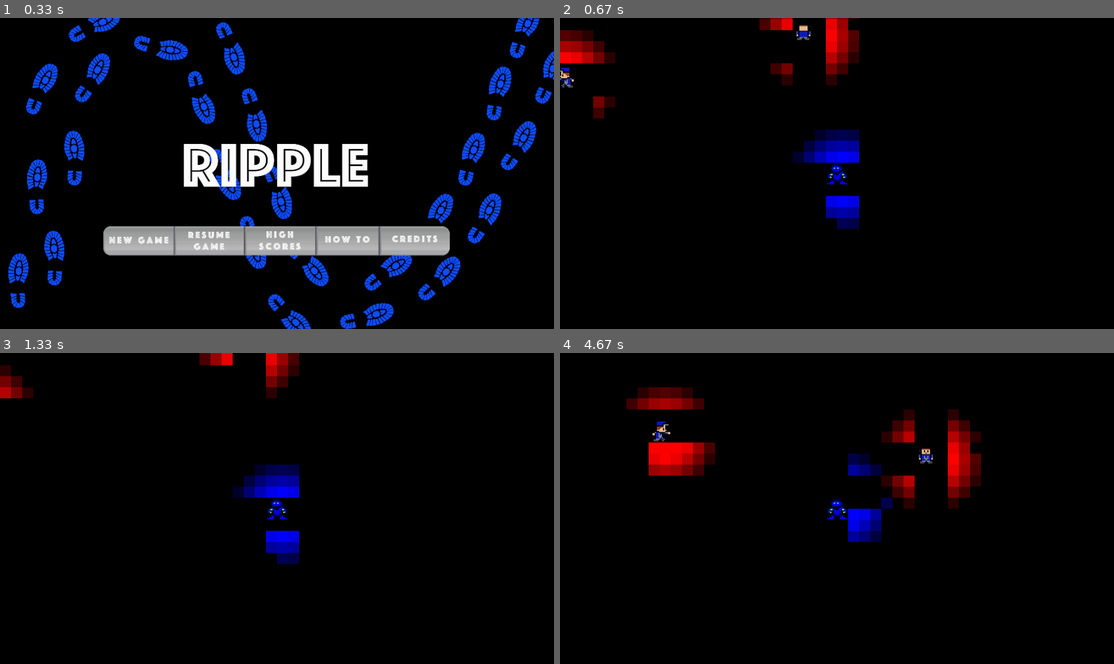
Above: before the commit, frames 1-4 (two rows, left to right).
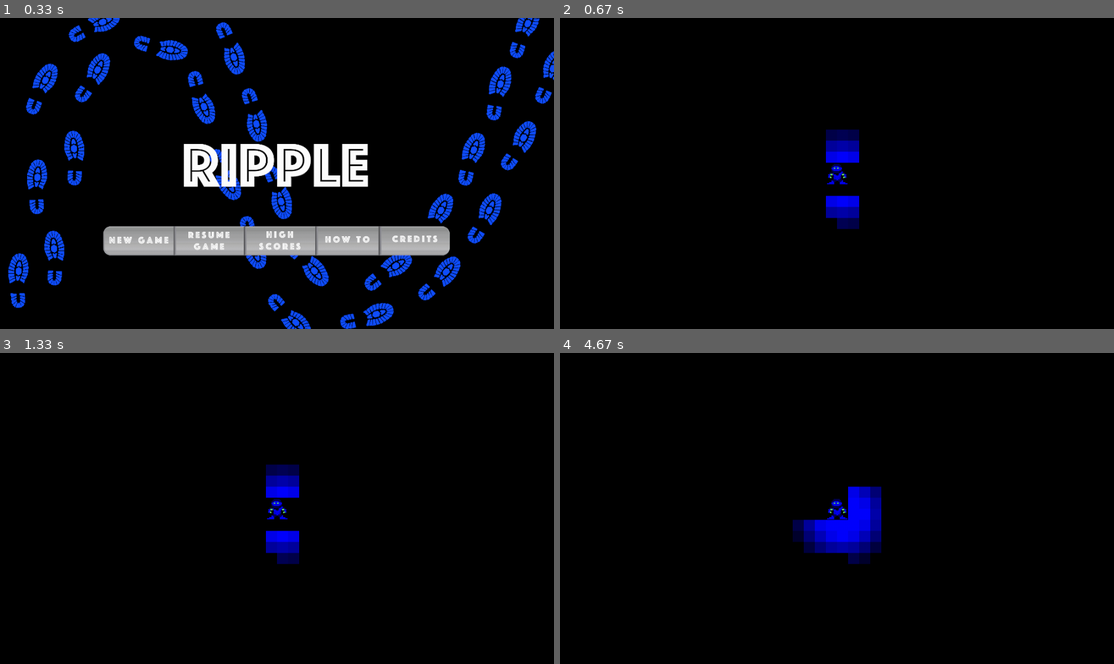
Above: after the commit, the same moments.

Repository: kwahn20/rippleCS269
Game: pygame game, started from main.py
Two runs of this game, one before a commit and one after it. Both use one fixed random seed, a clock stepped at 60 frames per second and the inputs below.
Inputs (mouse positions are in pixels of both pictures, inside the frame that each line leads up to):
- Up to frame 1 (0.33 s): no input
- Up to frame 2 (0.67 s): click (698, 241) at 0.38 s
- Up to frame 3 (1.33 s): hold Up from 1.17 s (still down)
- Up to frame 4 (4.67 s): release Up at 1.63 s; hold Left 2.17-2.7 s; hold Down 2.73-3.03 s; hold Left 3.07-3.47 s; hold Up 3.5-3.87 s; hold Right 3.9-4.53 s; hold Down from 4.57 s (still down)

Frame 1 is identical in both runs. In frame 2, 3.2% of the frame differs, in the area x 0-54%, y 0-47%; in frame 3, 1.8%; in frame 4, 7.2%, in the area x 12-76%, y 11-68%.

Commit message:
Added start stage

Diff:
--- a/main.py
+++ b/main.py
@@ -249,48 +249,48 @@
         self.maze1 = [[1, 1, 1, 1, 1, 1, 1, 1, 1, 1, 1, 1, 1, 1, 1, 1, 1, 1, 1, 1, 1, 1, 1, 1, 1, 1, 1, 1, 1, 1, 1, 1, 1, 1, 1, 1, 1, 1, 1, 1, 1, 1, 1, 1, 1, 1, 1, 1],
                      [1, 1, 1, 1, 1, 1, 1, 1, 1, 1, 1, 1, 1, 1, 1, 1, 1, 1, 1, 1, 1, 1, 1, 1, 1, 1, 1, 1, 1, 1, 1, 1, 1, 1, 1, 1, 1, 1, 1, 1, 1, 1, 1, 1, 1, 1, 1, 1],
                      [1, 1, 1, 1, 1, 1, 1, 1, 1, 1, 1, 1, 1, 1, 1, 1, 1, 1, 1, 1, 1, 1, 1, 1, 1, 1, 1, 1, 1, 1, 1, 1, 1, 1, 1, 1, 1, 1, 1, 1, 1, 1, 1, 1, 1, 1, 1, 1],
-                     [1, 1, 1, 1, 1, 1, 9, 9, 9, 9, 9, 9, 9, 9, 9, 9, 9, 9, 9, 9, 9, 9, 9, 9, 9, 9, 9, 1, 1, 1, 9, 9, 9, 1, 1, 1, 9, 9, 9, 9, 9, 9, 9, 9, 9, 1, 1, 1],
-                     [1, 1, 1, 1, 1, 1, 9, 0, 0, 0, 0, 0, 0, 0, 0, 0, 0, 0, 0, 0, 0, 0, 0, 0, 0, 0, 9, 1, 1, 1, 9, 0, 9, 1, 1, 1, 9, 0, 0, 0, 0, 0, 0, 0, 9, 1, 1, 1],
-                     [1, 1, 1, 1, 1, 1, 9, 0, 0, 0, 0, 0, 0, 0, 0, 0, 0, 9, 9, 9, 9, 9, 0, 0, 0, 0, 9, 1, 1, 1, 9, 0, 9, 1, 1, 1, 9, 0, 0, 0, 0, 0, 0, 0, 9, 1, 1, 1],
-                     [1, 1, 1, 9, 9, 9, 9, 0, 0, 0, 0, 0, 0, 0, 0, 0, 0, 9, 1, 1, 1, 9, 0, 0, 0, 0, 9, 9, 9, 9, 9, 0, 9, 9, 9, 9, 9, 0, 0, 0, 0, 0, 0, 0, 9, 9, 7, 9],
-                     [1, 1, 1, 9, 0, 0, 0, 0, 0, 0, 0, 0, 0, 0, 0, 0, 0, 9, 1, 1, 1, 9, 0, 0, 0, 0, 0, 0, 0, 0, 0, 0, 0, 0, 0, 0, 0, 0, 0, 0, 0, 0, 0, 0, 0, 0, 7, 9],
-                     [1, 1, 1, 9, 0, 0, 0, 0, 9, 9, 9, 9, 9, 9, 9, 9, 9, 9, 1, 1, 1, 9, 9, 9, 9, 9, 9, 9, 0, 0, 0, 0, 9, 9, 9, 9, 9, 9, 9, 9, 0, 0, 0, 0, 9, 9, 7, 9],
-                     [1, 1, 1, 9, 0, 0, 0, 0, 9, 1, 1, 1, 1, 1, 1, 1, 1, 1, 9, 9, 9, 1, 1, 1, 1, 1, 1, 9, 0, 0, 0, 0, 9, 1, 1, 1, 1, 1, 1, 9, 0, 0, 0, 0, 9, 1, 1, 1],
-                     [1, 1, 1, 9, 0, 0, 0, 0, 9, 1, 1, 1, 1, 1, 1, 1, 1, 1, 9, 0, 9, 1, 1, 1, 1, 1, 1, 9, 0, 0, 0, 0, 9, 1, 1, 1, 1, 1, 1, 9, 0, 0, 0, 0, 9, 1, 1, 1],
-                     [1, 1, 1, 9, 0, 0, 0, 0, 9, 1, 1, 1, 1, 1, 1, 1, 1, 1, 9, 0, 9, 1, 1, 1, 1, 1, 1, 9, 9, 9, 9, 0, 9, 1, 1, 1, 1, 1, 1, 9, 0, 0, 0, 0, 9, 1, 1, 1],
-                     [1, 1, 1, 9, 0, 0, 0, 0, 9, 9, 9, 9, 9, 9, 9, 9, 9, 9, 9, 0, 9, 9, 9, 9, 9, 9, 9, 1, 1, 1, 9, 0, 9, 9, 9, 9, 9, 9, 9, 9, 0, 0, 0, 0, 9, 1, 1, 1],
-                     [1, 1, 1, 9, 0, 0, 0, 0, 0, 0, 0, 0, 0, 0, 0, 0, 0, 0, 0, 0, 0, 0, 0, 0, 0, 0, 9, 1, 1, 1, 9, 0, 0, 0, 0, 0, 0, 0, 0, 0, 0, 0, 0, 0, 9, 1, 1, 1],
-                     [1, 1, 1, 9, 9, 9, 9, 9, 9, 9, 0, 0, 0, 0, 9, 9, 9, 9, 9, 9, 9, 9, 9, 9, 9, 0, 9, 1, 1, 1, 9, 9, 9, 9, 9, 9, 9, 0, 9, 9, 9, 9, 9, 9, 9, 1, 1, 1],
-                     [1, 1, 1, 1, 1, 1, 1, 1, 1, 9, 0, 0, 0, 0, 9, 1, 1, 1, 1, 1, 1, 1, 1, 1, 9, 0, 9, 1, 1, 1, 1, 1, 1, 1, 1, 1, 9, 0, 9, 1, 1, 1, 1, 1, 1, 1, 1, 1],
-                     [1, 1, 1, 1, 1, 1, 1, 1, 1, 9, 0, 0, 0, 0, 9, 1, 1, 1, 1, 1, 1, 1, 1, 1, 9, 0, 9, 1, 1, 1, 1, 1, 1, 1, 1, 1, 9, 0, 9, 1, 1, 1, 1, 1, 1, 1, 1, 1],
-                     [1, 1, 1, 1, 1, 1, 1, 1, 1, 9, 0, 9, 9, 9, 9, 1, 1, 1, 1, 1, 1, 1, 1, 1, 9, 9, 9, 1, 1, 1, 1, 1, 1, 1, 1, 1, 9, 0, 9, 1, 1, 1, 1, 1, 1, 1, 1, 1],
-                     [1, 1, 1, 9, 9, 9, 9, 9, 9, 9, 0, 9, 1, 1, 1, 1, 1, 1, 1, 1, 1, 1, 1, 1, 1, 1, 1, 1, 1, 1, 1, 1, 1, 9, 9, 9, 9, 0, 9, 9, 9, 9, 9, 9, 9, 1, 1, 1],
-                     [1, 1, 1, 9, 0, 0, 0, 0, 0, 0, 0, 9, 1, 1, 1, 1, 1, 1, 1, 1, 1, 1, 1, 1, 1, 1, 1, 1, 1, 1, 1, 1, 1, 9, 0, 0, 0, 0, 0, 0, 0, 0, 0, 2, 9, 1, 1, 1],
-                     [1, 1, 1, 9, 0, 0, 0, 0, 9, 9, 9, 9, 1, 1, 1, 1, 1, 1, 1, 1, 1, 1, 1, 1, 1, 1, 1, 1, 1, 1, 1, 1, 1, 9, 9, 9, 9, 0, 9, 9, 9, 9, 9, 2, 9, 1, 1, 1],
-                     [1, 1, 1, 9, 0, 0, 0, 0, 9, 1, 1, 1, 1, 1, 1, 9, 9, 9, 9, 9, 9, 9, 9, 9, 9, 9, 9, 9, 9, 9, 9, 9, 9, 1, 1, 1, 9, 0, 9, 1, 1, 1, 9, 2, 9, 1, 1, 1],
-                     [1, 1, 1, 9, 0, 0, 0, 0, 9, 1, 1, 1, 1, 1, 1, 9, 2, 2, 2, 2, 2, 2, 2, 2, 2, 2, 2, 2, 2, 2, 2, 2, 9, 1, 1, 1, 9, 0, 9, 1, 1, 1, 9, 2, 9, 1, 1, 1],
-                     [1, 1, 1, 9, 0, 0, 0, 0, 9, 1, 1, 1, 1, 1, 1, 9, 2, 9, 9, 9, 9, 9, 9, 9, 9, 9, 9, 9, 9, 9, 9, 2, 9, 1, 1, 1, 9, 9, 9, 1, 1, 1, 9, 2, 9, 1, 1, 1],
-                     [1, 1, 1, 9, 0, 0, 0, 0, 9, 9, 9, 9, 9, 9, 9, 9, 2, 9, 1, 1, 1, 1, 1, 1, 1, 1, 1, 1, 1, 1, 9, 2, 9, 9, 9, 9, 1, 1, 1, 9, 9, 9, 9, 2, 9, 1, 1, 1],
-                     [1, 1, 1, 9, 0, 0, 0, 0, 0, 0, 0, 0, 0, 0, 0, 0, 2, 9, 1, 1, 1, 1, 1, 1, 1, 1, 1, 1, 1, 1, 9, 2, 0, 0, 0, 9, 1, 1, 1, 9, 0, 0, 0, 6, 9, 1, 1, 1],
-                     [1, 1, 1, 9, 0, 0, 0, 0, 9, 9, 9, 9, 9, 0, 0, 0, 2, 9, 1, 1, 1, 1, 1, 1, 1, 1, 1, 1, 1, 1, 9, 2, 0, 0, 0, 9, 1, 1, 1, 9, 9, 9, 9, 2, 9, 1, 1, 1],
-                     [1, 1, 1, 9, 0, 0, 0, 0, 9, 1, 1, 1, 9, 0, 0, 0, 2, 9, 9, 9, 9, 9, 9, 9, 9, 9, 9, 9, 9, 9, 9, 2, 0, 0, 0, 9, 9, 9, 9, 1, 1, 1, 9, 2, 9, 1, 1, 1],
-                     [1, 1, 1, 9, 0, 0, 0, 0, 9, 1, 1, 1, 9, 0, 0, 0, 2, 2, 2, 2, 2, 2, 6, 2, 2, 2, 2, 2, 2, 2, 2, 2, 0, 0, 0, 0, 0, 0, 9, 1, 1, 1, 9, 2, 9, 1, 1, 1],
-                     [1, 1, 1, 9, 0, 0, 0, 0, 9, 1, 1, 1, 9, 9, 9, 9, 9, 9, 9, 9, 9, 9, 0, 9, 9, 9, 9, 9, 0, 0, 0, 0, 0, 0, 0, 9, 9, 9, 9, 1, 1, 1, 9, 2, 9, 1, 1, 1],
-                     [1, 1, 1, 9, 0, 0, 0, 0, 9, 9, 9, 9, 1, 1, 1, 1, 1, 1, 1, 1, 1, 9, 5, 9, 1, 1, 1, 9, 0, 0, 0, 0, 0, 0, 0, 9, 1, 1, 1, 9, 9, 9, 9, 2, 9, 1, 1, 1],
-                     [1, 1, 1, 9, 0, 0, 0, 0, 0, 0, 0, 9, 1, 1, 1, 1, 1, 1, 1, 1, 1, 9, 5, 9, 1, 1, 1, 9, 0, 0, 0, 0, 0, 0, 0, 9, 1, 1, 1, 9, 0, 0, 0, 2, 9, 1, 1, 1],
-                     [1, 1, 1, 9, 0, 0, 0, 0, 0, 0, 0, 9, 1, 1, 1, 1, 1, 1, 1, 1, 1, 9, 5, 9, 1, 1, 1, 9, 0, 0, 0, 0, 0, 0, 0, 9, 1, 1, 1, 9, 9, 9, 9, 9, 9, 1, 1, 1],
-                     [1, 1, 1, 9, 0, 0, 0, 0, 0, 0, 0, 9, 9, 0, 9, 9, 9, 9, 1, 1, 1, 1, 1, 1, 1, 1, 1, 9, 0, 0, 0, 0, 0, 0, 0, 9, 9, 9, 9, 1, 1, 1, 1, 1, 1, 1, 1, 1],
-                     [1, 1, 1, 9, 2, 2, 2, 2, 2, 2, 2, 2, 2, 2, 0, 0, 0, 9, 1, 1, 1, 1, 1, 1, 1, 1, 1, 9, 0, 0, 0, 0, 0, 0, 0, 0, 0, 0, 9, 1, 1, 1, 1, 1, 1, 1, 1, 1],
-                     [1, 1, 1, 9, 2, 0, 0, 0, 0, 0, 0, 0, 0, 2, 0, 0, 0, 9, 1, 1, 1, 1, 1, 1, 1, 1, 1, 9, 9, 9, 9, 0, 0, 0, 0, 0, 0, 0, 9, 1, 1, 1, 1, 1, 1, 1, 1, 1],
-                     [1, 1, 1, 9, 2, 0, 0, 0, 0, 0, 0, 0, 0, 2, 0, 0, 0, 9, 9, 9, 9, 9, 9, 9, 1, 1, 1, 1, 1, 1, 9, 0, 0, 0, 0, 0, 0, 0, 9, 9, 9, 9, 9, 9, 9, 9, 9, 9],
-                     [1, 1, 1, 9, 2, 0, 0, 0, 0, 0, 0, 0, 0, 2, 0, 0, 0, 0, 0, 0, 0, 0, 0, 9, 1, 1, 1, 1, 1, 1, 9, 0, 0, 0, 0, 0, 0, 0, 0, 0, 0, 0, 0, 0, 0, 0, 3, 9],
-                     [1, 1, 1, 9, 2, 0, 0, 0, 0, 0, 0, 0, 0, 2, 9, 9, 9, 9, 9, 9, 9, 9, 9, 9, 1, 1, 1, 1, 1, 1, 9, 9, 9, 9, 9, 9, 9, 9, 9, 9, 9, 9, 9, 0, 9, 9, 9, 9],
-                     [1, 1, 1, 9, 2, 0, 0, 0, 0, 0, 0, 0, 0, 2, 9, 1, 1, 1, 1, 1, 1, 1, 1, 1, 9, 9, 9, 9, 9, 9, 1, 1, 1, 1, 1, 1, 1, 1, 1, 1, 1, 1, 9, 0, 9, 1, 1, 1],
-                     [1, 1, 1, 9, 2, 0, 0, 0, 0, 0, 0, 0, 0, 2, 9, 1, 1, 1, 1, 1, 1, 1, 1, 1, 9, 0, 0, 0, 0, 9, 1, 1, 1, 1, 1, 1, 1, 1, 1, 1, 1, 1, 9, 0, 9, 1, 1, 1],
-                     [1, 1, 1, 9, 2, 0, 0, 0, 0, 0, 0, 0, 0, 2, 9, 1, 1, 1, 1, 1, 1, 1, 1, 1, 9, 0, 0, 0, 0, 9, 1, 1, 1, 1, 1, 1, 1, 1, 1, 1, 1, 1, 9, 9, 9, 1, 1, 1],
-                     [1, 1, 1, 9, 2, 0, 0, 0, 0, 0, 0, 0, 0, 2, 9, 9, 9, 9, 9, 9, 9, 9, 9, 9, 9, 0, 0, 0, 0, 9, 9, 9, 9, 9, 9, 9, 9, 4, 9, 1, 1, 1, 1, 1, 1, 1, 1, 1],
-                     [1, 1, 1, 9, 2, 2, 2, 6, 2, 2, 2, 2, 2, 2, 0, 0, 0, 0, 0, 0, 0, 0, 0, 0, 0, 0, 0, 0, 0, 0, 0, 0, 0, 0, 0, 0, 0, 4, 9, 1, 1, 1, 1, 1, 1, 1, 1, 1],
-                     [1, 1, 1, 9, 9, 9, 9, 2, 9, 9, 2, 9, 9, 9, 9, 9, 9, 9, 9, 9, 9, 9, 9, 9, 9, 9, 9, 9, 9, 9, 9, 9, 9, 9, 9, 9, 9, 4, 9, 1, 1, 1, 1, 1, 1, 1, 1, 1],
+                     [1, 1, 1, 9, 9, 9, 1, 1, 1, 1, 1, 1, 1, 1, 1, 1, 1, 1, 9, 9, 9, 9, 9, 9, 9, 9, 9, 9, 9, 9, 9, 9, 9, 9, 9, 9, 9, 9, 9, 9, 9, 9, 9, 9, 9, 1, 1, 1],
+                     [1, 1, 1, 9, 0, 9, 1, 1, 1, 1, 1, 1, 1, 1, 1, 1, 1, 1, 9, 0, 0, 0, 0, 0, 0, 0, 0, 0, 0, 0, 0, 0, 0, 0, 0, 0, 0, 0, 0, 0, 0, 0, 0, 0, 9, 1, 1, 1],
+                     [1, 1, 1, 9, 0, 9, 1, 1, 1, 1, 1, 1, 1, 1, 1, 1, 1, 1, 9, 0, 0, 0, 0, 0, 0, 0, 0, 0, 0, 0, 0, 0, 0, 0, 0, 0, 0, 0, 0, 0, 0, 0, 0, 0, 9, 1, 1, 1],
+                     [1, 1, 1, 9, 0, 9, 1, 1, 1, 9, 9, 9, 9, 9, 9, 1, 1, 1, 9, 0, 0, 0, 0, 0, 0, 0, 0, 0, 0, 0, 0, 0, 0, 0, 0, 0, 0, 0, 0, 0, 0, 0, 0, 0, 9, 1, 1, 1],
+                     [1, 1, 1, 9, 0, 9, 1, 1, 1, 9, 0, 0, 0, 0, 9, 1, 1, 1, 9, 0, 0, 0, 0, 0, 0, 0, 0, 0, 0, 0, 0, 0, 0, 0, 0, 0, 0, 0, 0, 0, 0, 0, 0, 0, 9, 1, 1, 1],
+                     [1, 1, 1, 9, 0, 9, 1, 1, 1, 9, 0, 0, 0, 0, 9, 1, 1, 1, 9, 9, 9, 9, 0, 0, 0, 0, 0, 0, 0, 0, 0, 0, 0, 0, 0, 0, 0, 0, 0, 0, 0, 0, 0, 0, 9, 1, 1, 1],
+                     [1, 1, 1, 9, 0, 9, 1, 1, 1, 9, 0, 0, 0, 0, 9, 1, 1, 1, 1, 1, 1, 9, 0, 0, 0, 0, 0, 0, 0, 0, 0, 0, 0, 0, 0, 0, 0, 0, 0, 0, 0, 0, 0, 0, 9, 1, 1, 1],
+                     [1, 1, 1, 9, 0, 9, 1, 1, 1, 9, 0, 0, 0, 0, 9, 1, 1, 1, 1, 1, 1, 9, 0, 0, 0, 0, 0, 0, 0, 0, 0, 0, 0, 0, 0, 0, 0, 0, 0, 0, 0, 0, 0, 0, 9, 1, 1, 1],
+                     [1, 1, 1, 9, 0, 9, 1, 1, 1, 9, 9, 9, 9, 0, 9, 1, 1, 1, 1, 1, 1, 9, 9, 9, 9, 0, 0, 0, 0, 0, 0, 0, 0, 0, 0, 0, 0, 0, 0, 0, 0, 0, 0, 0, 9, 1, 1, 1],
+                     [1, 1, 1, 9, 0, 9, 1, 1, 1, 1, 1, 1, 9, 0, 9, 9, 9, 9, 1, 1, 1, 1, 1, 1, 9, 0, 0, 0, 0, 0, 0, 0, 0, 0, 0, 0, 0, 0, 0, 0, 0, 0, 0, 0, 9, 1, 1, 1],
+                     [1, 1, 1, 9, 0, 9, 1, 1, 1, 1, 1, 1, 9, 0, 0, 0, 0, 9, 1, 1, 1, 1, 1, 1, 9, 0, 0, 0, 0, 0, 0, 0, 0, 0, 0, 0, 0, 0, 0, 0, 0, 0, 0, 0, 9, 1, 1, 1],
+                     [1, 1, 1, 9, 9, 9, 1, 1, 1, 1, 1, 1, 9, 0, 0, 0, 0, 9, 1, 1, 1, 1, 1, 1, 9, 0, 0, 0, 0, 0, 0, 0, 9, 9, 9, 9, 9, 9, 9, 9, 9, 9, 9, 9, 9, 1, 1, 1],
+                     [1, 1, 1, 1, 1, 1, 9, 9, 9, 1, 1, 1, 9, 0, 0, 0, 0, 9, 9, 9, 9, 1, 1, 1, 9, 0, 0, 0, 0, 0, 0, 0, 9, 1, 1, 1, 1, 1, 1, 1, 1, 1, 1, 1, 1, 1, 1, 1],
+                     [1, 1, 1, 1, 1, 1, 9, 0, 9, 1, 1, 1, 9, 0, 0, 0, 0, 0, 0, 0, 9, 1, 1, 1, 9, 0, 0, 0, 0, 0, 0, 0, 9, 1, 1, 1, 1, 1, 1, 1, 1, 1, 1, 1, 1, 1, 1, 1],
+                     [1, 1, 1, 1, 1, 1, 9, 0, 9, 1, 1, 1, 9, 9, 9, 9, 0, 0, 0, 0, 9, 1, 1, 1, 9, 0, 0, 0, 0, 0, 0, 0, 9, 1, 1, 1, 1, 1, 1, 1, 1, 1, 1, 1, 1, 1, 1, 1],
+                     [1, 1, 1, 9, 9, 9, 9, 0, 9, 1, 1, 1, 1, 1, 1, 9, 0, 0, 0, 0, 9, 1, 1, 1, 9, 0, 0, 0, 0, 0, 0, 0, 9, 1, 1, 1, 9, 9, 9, 9, 9, 9, 9, 9, 9, 1, 1, 1],
+                     [1, 1, 1, 9, 0, 0, 0, 0, 9, 1, 1, 1, 1, 1, 1, 9, 0, 0, 0, 0, 9, 1, 1, 1, 9, 0, 0, 0, 0, 0, 0, 0, 9, 1, 1, 1, 9, 0, 0, 0, 0, 0, 0, 0, 9, 1, 1, 1],
+                     [1, 1, 1, 9, 0, 9, 9, 9, 9, 1, 1, 1, 1, 1, 1, 9, 0, 0, 0, 0, 9, 1, 1, 1, 9, 9, 9, 9, 0, 9, 9, 9, 9, 1, 1, 1, 9, 0, 0, 0, 0, 0, 0, 0, 9, 1, 1, 1],
+                     [9, 7, 9, 9, 0, 9, 1, 1, 1, 9, 9, 9, 1, 1, 1, 9, 0, 0, 0, 0, 9, 1, 1, 1, 1, 1, 1, 9, 0, 9, 1, 1, 1, 1, 1, 1, 9, 0, 0, 0, 0, 0, 0, 0, 9, 9, 9, 9],
+                     [0, 7, 0, 0, 0, 9, 1, 1, 1, 9, 0, 9, 1, 1, 1, 9, 0, 0, 0, 0, 9, 1, 1, 1, 1, 1, 1, 9, 0, 9, 1, 1, 1, 1, 1, 1, 9, 0, 0, 0, 0, 0, 0, 0, 0, 0, 3, 0],
+                     [9, 7, 9, 9, 0, 9, 1, 1, 1, 9, 0, 9, 1, 1, 1, 9, 0, 0, 0, 0, 9, 1, 1, 1, 1, 1, 1, 9, 0, 9, 1, 1, 1, 1, 1, 1, 9, 0, 0, 0, 0, 0, 0, 0, 9, 9, 9, 9],
+                     [1, 1, 1, 9, 0, 9, 1, 1, 1, 9, 0, 9, 1, 1, 1, 9, 0, 0, 0, 0, 9, 9, 9, 9, 1, 1, 1, 9, 0, 9, 1, 1, 1, 9, 9, 9, 9, 0, 0, 0, 0, 0, 0, 0, 9, 1, 1, 1],
+                     [1, 1, 1, 9, 0, 9, 1, 1, 1, 9, 0, 9, 1, 1, 1, 9, 0, 0, 0, 0, 0, 0, 0, 9, 1, 1, 1, 9, 0, 9, 1, 1, 1, 9, 0, 0, 0, 0, 0, 0, 0, 0, 0, 0, 9, 1, 1, 1],
+                     [1, 1, 1, 9, 0, 9, 1, 1, 1, 9, 9, 9, 1, 1, 1, 9, 0, 9, 9, 9, 9, 9, 0, 9, 1, 1, 1, 9, 9, 9, 1, 1, 1, 9, 0, 0, 0, 0, 9, 9, 9, 9, 9, 9, 9, 1, 1, 1],
+                     [1, 1, 1, 9, 0, 9, 1, 1, 1, 1, 1, 1, 1, 1, 1, 9, 0, 9, 1, 1, 1, 9, 0, 9, 1, 1, 1, 1, 1, 1, 1, 1, 1, 9, 0, 0, 0, 0, 9, 1, 1, 1, 1, 1, 1, 1, 1, 1],
+                     [1, 1, 1, 9, 0, 9, 1, 1, 1, 1, 1, 1, 1, 1, 1, 9, 0, 9, 1, 1, 1, 9, 0, 9, 1, 1, 1, 1, 1, 1, 1, 1, 1, 9, 0, 0, 0, 0, 9, 1, 1, 1, 1, 1, 1, 1, 1, 1],
+                     [1, 1, 1, 9, 0, 9, 1, 1, 1, 1, 1, 1, 1, 1, 1, 9, 0, 9, 1, 1, 1, 9, 0, 9, 1, 1, 1, 1, 1, 1, 1, 1, 1, 9, 0, 9, 9, 9, 9, 1, 1, 1, 1, 1, 1, 1, 1, 1],
+                     [1, 1, 1, 9, 0, 9, 9, 9, 9, 9, 9, 9, 9, 9, 9, 9, 0, 9, 1, 1, 1, 9, 0, 9, 9, 9, 9, 9, 9, 9, 9, 9, 9, 9, 0, 9, 1, 1, 1, 1, 1, 1, 9, 9, 9, 1, 1, 1],
+                     [1, 1, 1, 9, 0, 0, 0, 0, 0, 0, 0, 0, 0, 0, 0, 0, 0, 9, 1, 1, 1, 9, 0, 0, 0, 0, 0, 0, 0, 0, 0, 0, 0, 0, 0, 9, 1, 1, 1, 1, 1, 1, 9, 0, 9, 1, 1, 1],
+                     [1, 1, 1, 9, 0, 0, 0, 0, 0, 0, 0, 0, 0, 0, 0, 0, 0, 9, 1, 1, 1, 9, 0, 0, 0, 0, 0, 0, 0, 0, 0, 0, 0, 0, 0, 9, 1, 1, 1, 1, 1, 1, 9, 0, 9, 1, 1, 1],
+                     [1, 1, 1, 9, 0, 0, 0, 0, 0, 0, 0, 0, 0, 0, 0, 0, 0, 9, 9, 9, 9, 9, 0, 0, 0, 0, 0, 0, 0, 0, 0, 0, 0, 0, 0, 9, 1, 1, 1, 9, 9, 9, 9, 0, 9, 1, 1, 1],
+                     [1, 1, 1, 9, 0, 0, 0, 0, 0, 0, 0, 0, 0, 0, 0, 0, 0, 0, 0, 0, 0, 0, 0, 0, 0, 0, 0, 0, 0, 0, 0, 0, 0, 0, 0, 9, 1, 1, 1, 9, 0, 0, 0, 0, 9, 1, 1, 1],
+                     [1, 1, 1, 9, 9, 9, 9, 9, 9, 9, 0, 9, 9, 9, 9, 9, 9, 9, 9, 9, 9, 9, 0, 0, 0, 0, 0, 0, 0, 9, 9, 9, 9, 9, 9, 9, 1, 1, 1, 9, 0, 0, 0, 0, 9, 1, 1, 1],
+                     [1, 1, 1, 1, 1, 1, 1, 1, 1, 9, 0, 9, 1, 1, 1, 1, 1, 1, 1, 1, 1, 9, 0, 0, 0, 0, 0, 0, 0, 9, 1, 1, 1, 1, 1, 1, 1, 1, 1, 9, 0, 0, 0, 0, 9, 1, 1, 1],
+                     [1, 1, 1, 1, 1, 1, 1, 1, 1, 9, 0, 9, 1, 1, 1, 1, 1, 1, 1, 1, 1, 9, 0, 0, 0, 0, 0, 0, 0, 9, 1, 1, 1, 1, 1, 1, 1, 1, 1, 9, 0, 0, 0, 0, 9, 1, 1, 1],
+                     [1, 1, 1, 1, 1, 1, 1, 1, 1, 9, 9, 9, 1, 1, 1, 1, 1, 1, 1, 1, 1, 9, 0, 0, 0, 0, 9, 9, 9, 9, 1, 1, 1, 1, 1, 1, 1, 1, 1, 9, 0, 0, 0, 0, 9, 1, 1, 1],
+                     [1, 1, 1, 9, 9, 9, 1, 1, 1, 1, 1, 1, 1, 1, 1, 9, 9, 9, 1, 1, 1, 9, 0, 0, 0, 0, 9, 1, 1, 1, 1, 1, 1, 9, 9, 9, 9, 9, 9, 9, 0, 0, 0, 0, 9, 1, 1, 1],
+                     [1, 1, 1, 9, 0, 9, 1, 1, 1, 1, 1, 1, 1, 1, 1, 9, 0, 9, 1, 1, 1, 9, 0, 0, 0, 0, 9, 1, 1, 1, 1, 1, 1, 9, 0, 0, 0, 0, 0, 0, 0, 0, 0, 0, 9, 1, 1, 1],
+                     [1, 1, 1, 9, 0, 9, 1, 1, 1, 1, 1, 1, 1, 1, 1, 9, 0, 9, 1, 1, 1, 9, 0, 0, 0, 0, 9, 1, 1, 1, 1, 1, 1, 9, 0, 0, 0, 0, 0, 0, 0, 0, 0, 0, 9, 1, 1, 1],
+                     [1, 1, 1, 9, 0, 9, 9, 9, 9, 1, 1, 1, 9, 9, 9, 9, 0, 9, 1, 1, 1, 9, 0, 0, 0, 0, 9, 1, 1, 1, 9, 9, 9, 9, 0, 0, 0, 0, 0, 0, 0, 0, 0, 0, 9, 1, 1, 1],
+                     [1, 1, 1, 9, 0, 0, 0, 0, 9, 1, 1, 1, 9, 0, 0, 0, 0, 9, 1, 1, 1, 9, 0, 0, 0, 0, 9, 1, 1, 1, 9, 0, 0, 0, 0, 0, 0, 0, 0, 0, 0, 0, 0, 0, 9, 1, 1, 1],
+                     [1, 1, 1, 9, 9, 9, 9, 9, 9, 1, 1, 1, 9, 9, 9, 9, 9, 9, 1, 1, 1, 9, 9, 9, 9, 9, 9, 1, 1, 1, 9, 9, 9, 9, 9, 9, 9, 9, 9, 9, 9, 9, 9, 9, 9, 1, 1, 1],
                      [1, 1, 1, 1, 1, 1, 1, 1, 1, 1, 1, 1, 1, 1, 1, 1, 1, 1, 1, 1, 1, 1, 1, 1, 1, 1, 1, 1, 1, 1, 1, 1, 1, 1, 1, 1, 1, 1, 1, 1, 1, 1, 1, 1, 1, 1, 1, 1],
                      [1, 1, 1, 1, 1, 1, 1, 1, 1, 1, 1, 1, 1, 1, 1, 1, 1, 1, 1, 1, 1, 1, 1, 1, 1, 1, 1, 1, 1, 1, 1, 1, 1, 1, 1, 1, 1, 1, 1, 1, 1, 1, 1, 1, 1, 1, 1, 1],
                      [1, 1, 1, 1, 1, 1, 1, 1, 1, 1, 1, 1, 1, 1, 1, 1, 1, 1, 1, 1, 1, 1, 1, 1, 1, 1, 1, 1, 1, 1, 1, 1, 1, 1, 1, 1, 1, 1, 1, 1, 1, 1, 1, 1, 1, 1, 1, 1]]
